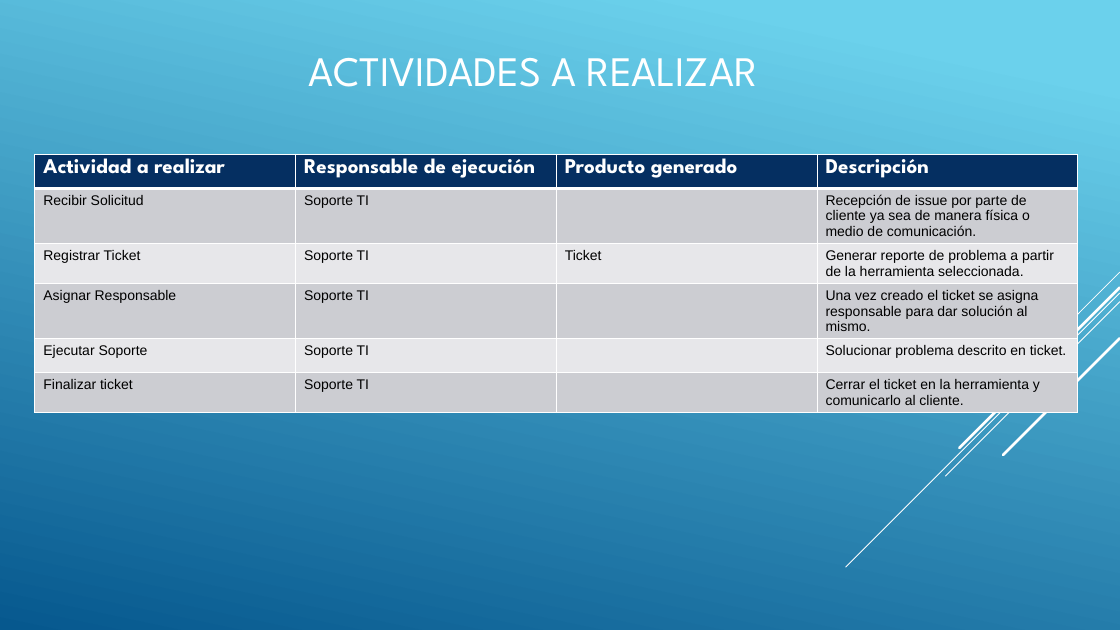
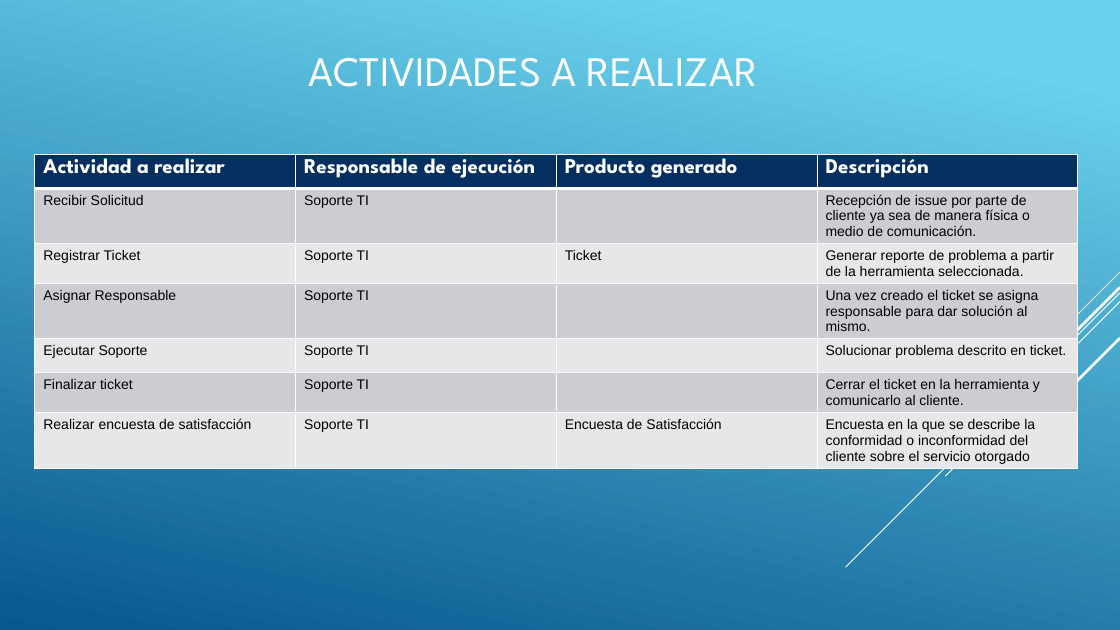
Before and after one commit to jovannyzepeda/escuela1, a slide deck: slide 8 of qualtcom/Documentacion-Soporte/presentacion procesos/Capacitación de los procesos via.pptx. Drawn at 1120x630 pixels with LibreOffice and Linux fonts; fonts in the diff are those of the drawing. Boxes give left, top, right and bottom in pixels: in the first picture for what was removed or moved away, otherwise in the second. Text is boxed around its words. In the diff, an @@ line names an element or a change of style, - is before the commit and + after.

```diff
--- a/qualtcom/Documentacion-Soporte/presentacion procesos/Capacitación de los procesos via.pptx
+++ b/qualtcom/Documentacion-Soporte/presentacion procesos/Capacitación de los procesos via.pptx
@@ table at bbox=[35, 155, 1077, 508] @@
+row 7: Realizar encuesta de satisfacción | Soporte TI | Encuesta de Satisfacción | Encuesta en la que se describe la conformidad o inconformidad del cliente sobre el servicio otorgado
```
Also in this commit, not shown: 1 other slide changed, 23 other files.
